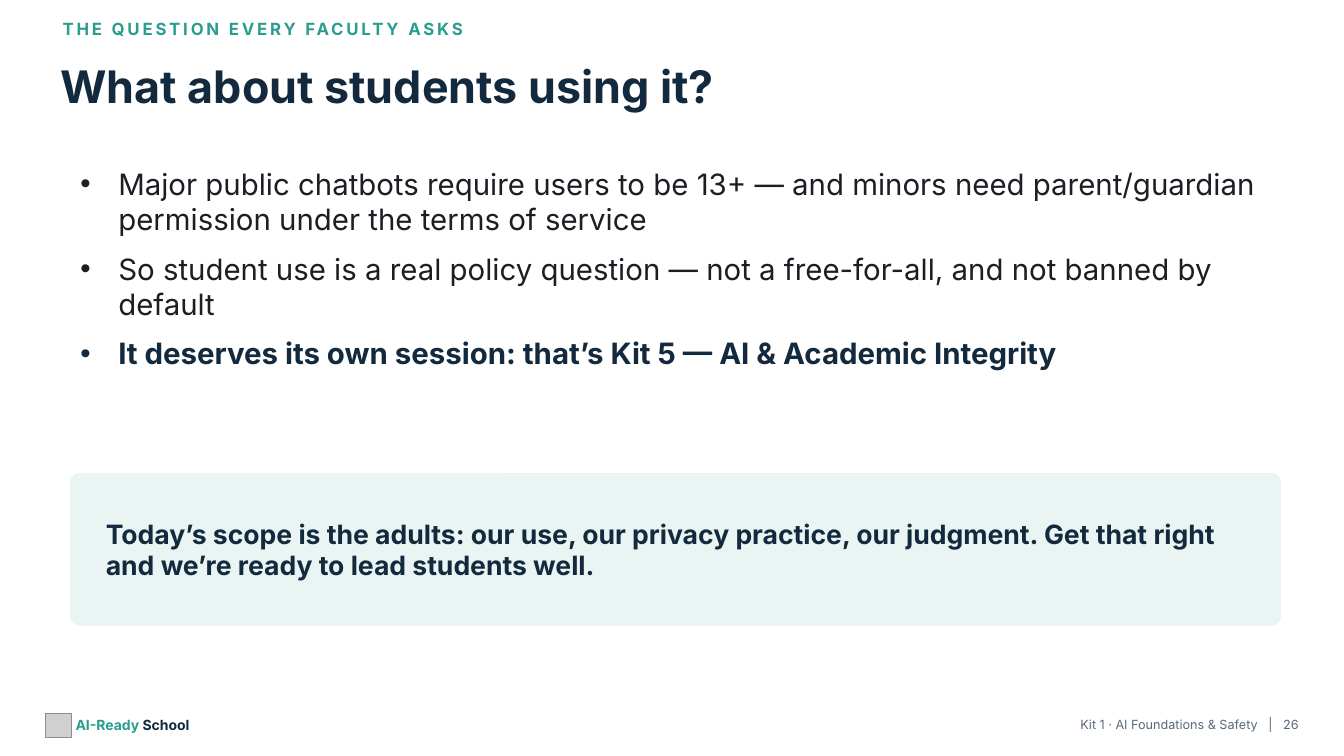
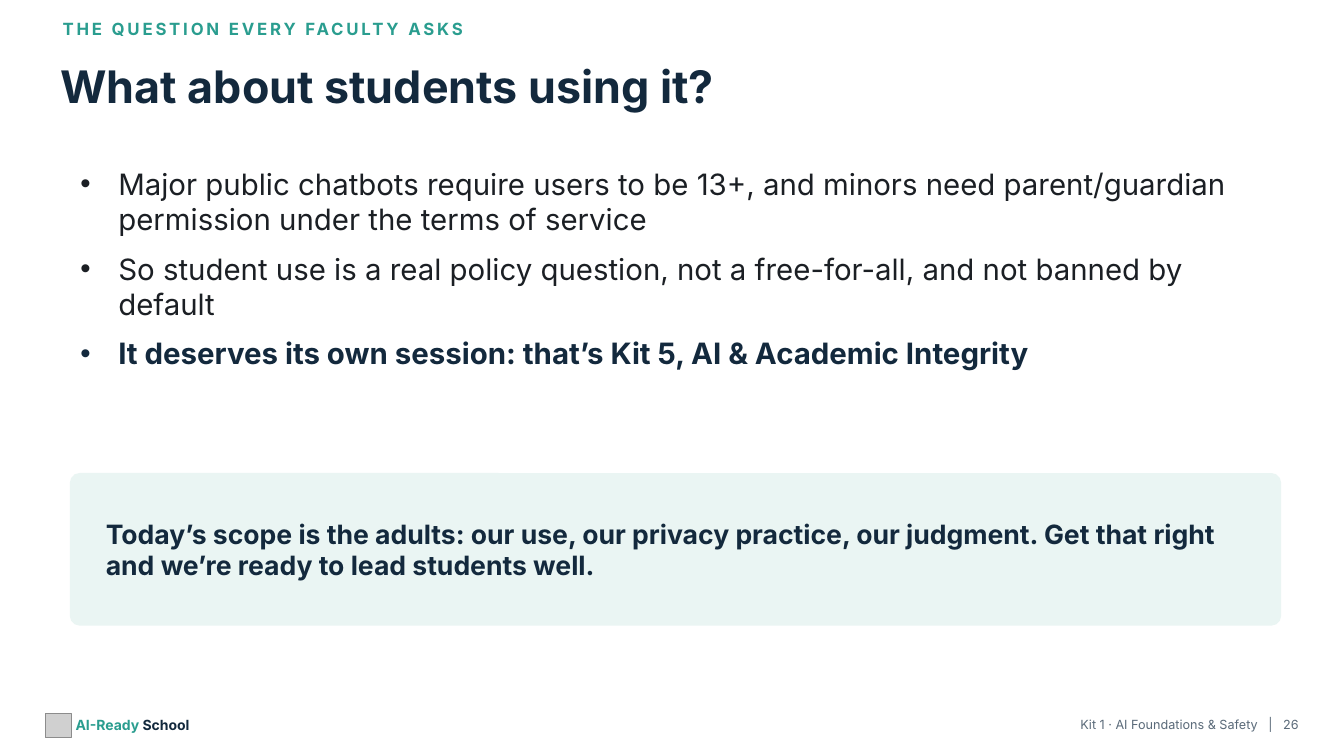
Before and after one commit to aspinozzi1/Ai-School-Ready, a slide deck: slide 26 of kits/kit01/Kit01_PresentationDeck.pptx. Drawn at 1344x756 pixels with LibreOffice and Linux fonts; fonts in the diff are those of the drawing; grey boxes stand for pictures. Boxes give left, top, right and bottom in pixels: in the first picture for what was removed or moved away, otherwise in the second. Text is boxed around its words. In the diff, an @@ line names an element or a change of style, - is before the commit and + after.

```diff
--- a/kits/kit01/Kit01_PresentationDeck.pptx
+++ b/kits/kit01/Kit01_PresentationDeck.pptx
@@ text at (x1=118, y1=172, x2=1226, y2=371): text changed @@
-• Major public chatbots require users to be 13+ — and minors need parent/guardian permission under the terms of service
-• So student use is a real policy question — not a free-for-all, and not banned by default
-• It deserves its own session: that’s Kit 5 — AI & Academic Integrity
+• Major public chatbots require users to be 13+, and minors need parent/guardian permission under the terms of service
+• So student use is a real policy question, not a free-for-all, and not banned by default
+• It deserves its own session: that’s Kit 5, AI & Academic Integrity
```
Also in this commit, not shown: 24 other slides changed, 20 other files.
